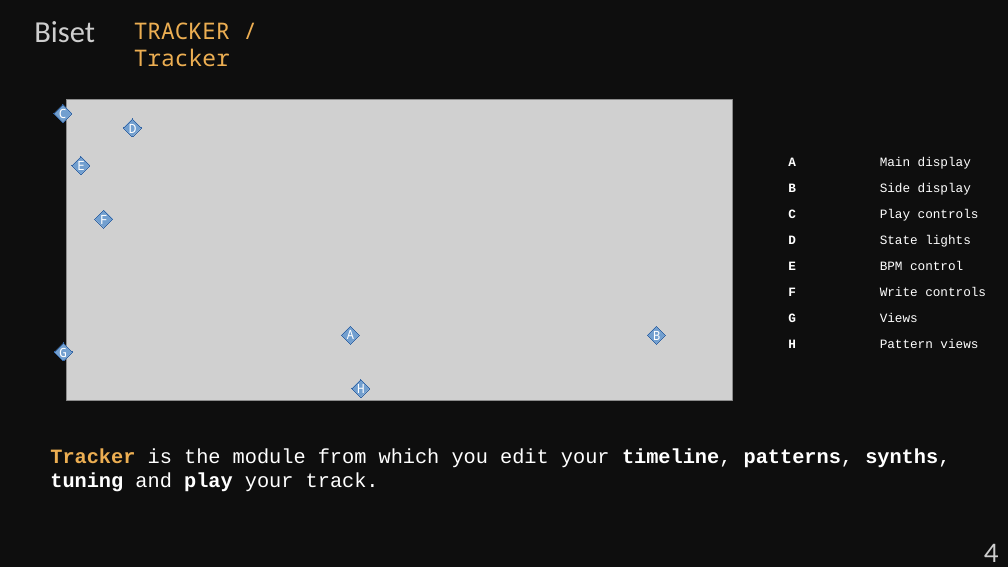
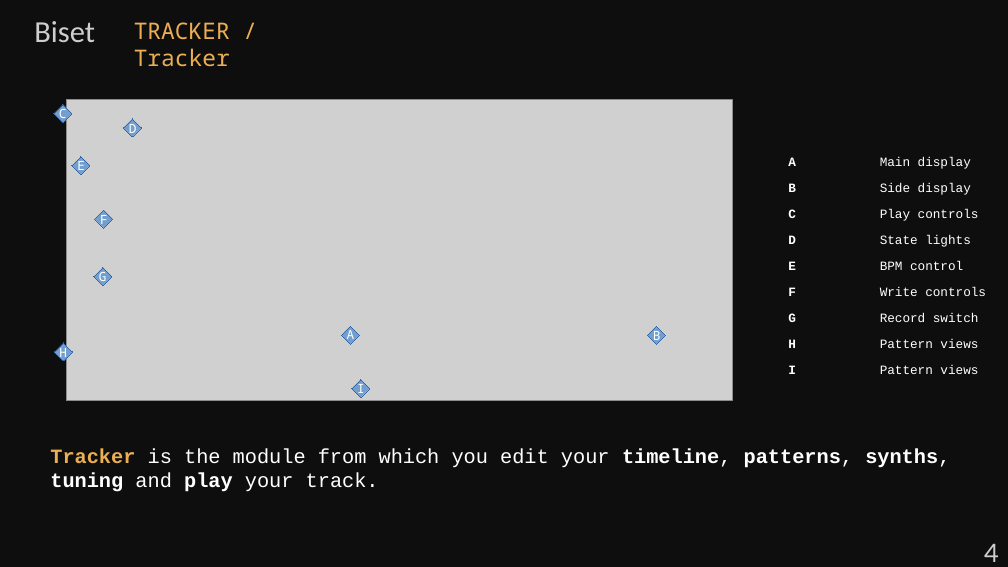
Before and after one commit to gibbonjoyeux/VCV-Biset, a slide deck: slide 5 of doc/Manual-Tracker.odp. Drawn at 1008x567 pixels with LibreOffice and Linux fonts; fonts in the diff are those of the drawing; grey boxes stand for pictures. Boxes give left, top, right and bottom in pixels: in the first picture for what was removed or moved away, otherwise in the second. Text is boxed around its words. In the diff, an @@ line names an element or a change of style, - is before the commit and + after.

```diff
--- a/doc/Manual-Tracker.odp
+++ b/doc/Manual-Tracker.odp
@@ diamond added at <box>94,267,113,285</box>, fill #729FCF, outline #3465A4 0 pt @@
@@ text added at <box>99,269,107,285</box>, 10 pt, text #FFFFFF @@
+G
@@ text at <box>788,313,979,322</box>: text changed @@
-G Views
+G Record switch
@@ text at <box>59,345,67,361</box>: text changed @@
-G
+H
@@ text at <box>357,381,365,397</box>: text changed @@
-H
+I
@@ text at <box>788,365,978,374</box>: paragraph added @@
+I Pattern views
```
Also in this commit, not shown: 4 other slides changed, 5 other files.
